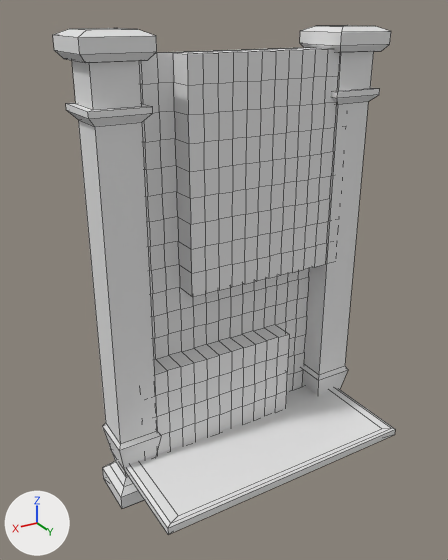
What one commit did to the Blender file DingoWorld/Assets/Plataformas/plat8x4.blend.
One viewpoint serves both versions: a 50 mm camera at (18.0, 26.2, 25.2) aimed at (1.6, -1.1, 11.5). Arrows for +X, +Y and +Z are at lower left; the lights stay in place. Mesh edges are drawn as thin lines.

Script lines for the objects in view, before the commit:
```python
me_cube = bpy.data.meshes.new('Cube')
me_cube.from_pydata(...)  # 24 vertices, 22 faces; spans x -1.0..1.0, y -1.0..1.0, z -0.87..1.1
me_cube.materials.append(mat_land)  # its picture is missing
me_cube_002 = bpy.data.meshes.new('Cube.002')
me_cube_002.from_pydata(...)  # 72 vertices, 70 faces; spans x -8.9..-5.3, y -1.3..2.3, z -1.7..24.5
me_plane = bpy.data.meshes.new('Plane')
me_plane.from_pydata(...)  # 427 vertices, 395 faces; spans x -16.8..5.7, y -6.8..6.8, z -0.4..1.5
ob_cube = bpy.data.objects.new('Cube', me_cube)
ob_cube.location = (0.0, 0.0, 0.0)
ob_cube.rotation_euler = (0.0033, -0.00146, 0.00179)  # degrees (0.2, -0.1, 0.1)
ob_cube.scale = (8.0, 4.0, 1.0)
ob_cube_001 = bpy.data.objects.new('Cube.001', me_cube_002)
ob_cube_001.location = (0.0, -2.94, 0.0)
_m = ob_cube_001.modifiers.new('Mirror', 'MIRROR')
ob_plane = bpy.data.objects.new('Plane', me_plane)
ob_plane.location = (0.0, -2.94, 6.65)
ob_plane.rotation_euler = (-1.571, 1.571, 0.0)  # degrees (-90, 90, 0)
```
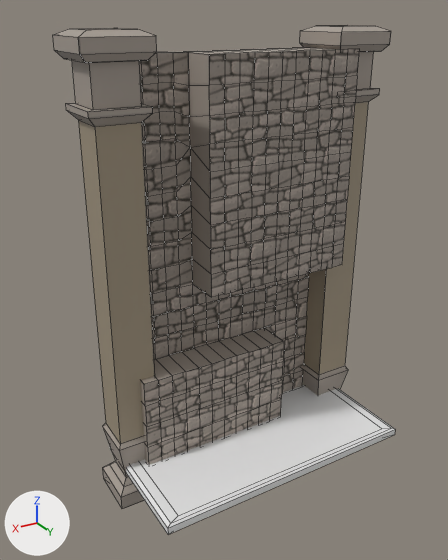
Scene script edits in JSON lines:
```json
{"op": "add", "block": "img_plat8x4_texture_002", "code": ["img_plat8x4_texture_002 = load_image('plat8x4_texture.002', 'plat8x4_texture.png', 2500, 1500, 'sRGB')"]}
{"op": "add", "block": "mat_plat8x4_texture_002", "code": ["mat_plat8x4_texture_002 = principled_material('plat8x4_texture.002')", "mat_plat8x4_texture_002.texture = img_plat8x4_texture_002"]}
{"block": "me_cube_002", "where": "me_cube_002.from_pydata(...)  # 72 vertices, 70 faces; spans x -8.9..-5.3, y -1.3..2.3, z -1.7..24.5"}
{"block": "me_cube_002", "where": "# used by ob_cube_001; location = (0.0, -2.94, 0.0)"}
{"block": "me_cube_002", "change": "me_cube_002 part 1: texture (UV) coordinates changed"}
{"op": "add", "block": "me_cube_002", "code": "me_cube_002.materials.append(mat_plat8x4_texture_002)  # picture img_plat8x4_texture_002"}
{"block": "me_plane", "where": "# used by ob_plane; location = (0.0, -2.94, 6.65); rotation_euler = (-1.571, 1.571, 0.0), in degrees (-90, 90, 0)"}
{"op": "remove", "block": "me_plane", "code": "me_plane.from_pydata(...)  # 427 vertices, 395 faces; spans x -16.8..5.7, y -6.8..6.8, z -0.4..1.5"}
{"op": "add", "block": "me_plane", "code": "me_plane.from_pydata(...)  # 422 vertices, 391 faces; spans x -16.8..5.7, y -6.8..6.8, z -0.5..2.1"}
{"block": "me_plane", "change": "me_plane part 2"}
{"block": "me_plane", "change": "14 vertices are removed from x -16.8..5.7, y -3.4..3.4, z 1.5"}
{"block": "me_plane", "change": "34 faces are deleted"}
{"block": "me_plane", "change": "176 vertices in x -16.8..5.7, y -6.8..6.8, z 1.5 move by (0.0, 0.0, 0.6)"}
{"block": "me_plane", "change": "64 vertices in x -16.8..5.7, y -6.8..6.8, z -0.4 move by (0.0, 0.0, -0.1)"}
{"block": "me_plane", "change": "5 vertices move from x -14.0..2.9, y -3.4..3.4, z 1.5 to x -13.6..2.9, y -2.6..2.6, z 0.0"}
{"block": "me_plane", "change": "9 vertices are added at x -16.8..5.7, y -2.6..2.6, z 0.0..2.1"}
{"block": "me_plane", "change": "30 new faces join them"}
{"block": "me_plane", "change": "me_plane part 3: 361 faces spanning x -16.8..5.7, y -6.8..6.8, z -0.5..2.1 switch from no material to mat_plat8x4_texture_002 (picture img_plat8x4_texture_002)"}
```

Changed parts and their boxes (x1, y1, x2, y2) in the pictures (448 x 560 px; the box of a moved part takes in the faces that stretch with it):
```json
{"object": "Plane", "change": "reshaped", "before": [140, 47, 339, 455], "after": [140, 47, 360, 465], "on screen": "10% wider"}
{"object": "Cube.001", "change": "recoloured, surface changed", "before": [53, 25, 391, 508], "after": [53, 25, 391, 508]}
{"part": 2, "of": "me_plane", "change": "moved or reshaped", "before": [154, 47, 339, 455], "after": [140, 47, 360, 465]}
{"part": 3, "of": "me_plane", "change": "recoloured", "before": [140, 53, 309, 391], "after": [140, 53, 309, 391]}
```
